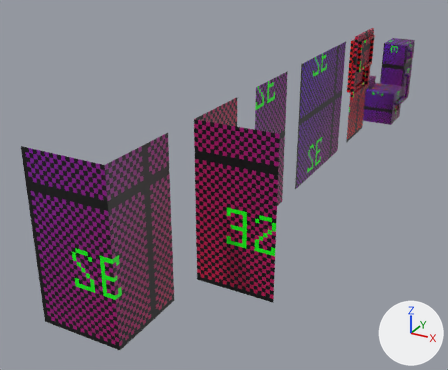
Before and after pictures for a commit that changed the Blender file 3D Pixel art/Wall Set/Apartment Set.blend.
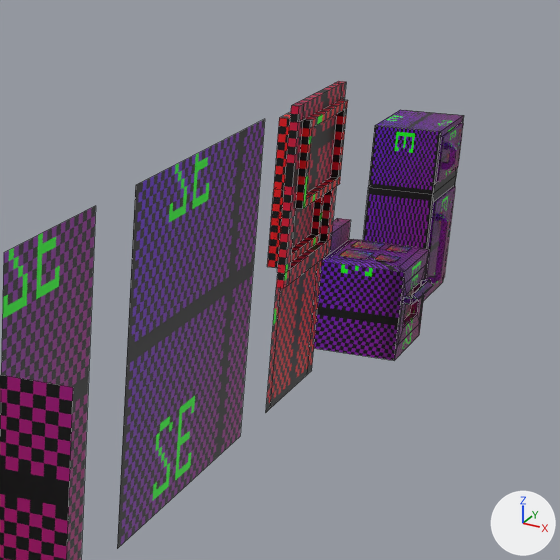
There are two pictures of each version: one whole from a 50 mm camera at (6.69, -7.84, 8.04) aimed at (-2.27, 8.45, -0.1), one close up on the part from 57% to 100% of the width and 0% to 52% of the height. Lighting does not change. The marker at lower right points along +X, +Y and +Z. The close-ups show mesh edges as thin lines.

The first close-up shows 'Fridge', 'Fridge_Door_Bot', 'Fridge_Door_Top', 'Oven', 'Wall_Apt_2_Long', 'Wall_Apt_4_Long', 'Wall_Apt_Corner_Out', 'Window_Apt_2_Long', 'Window_Bot', 'Window_Top'.
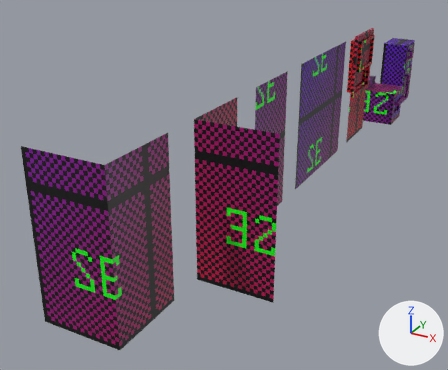
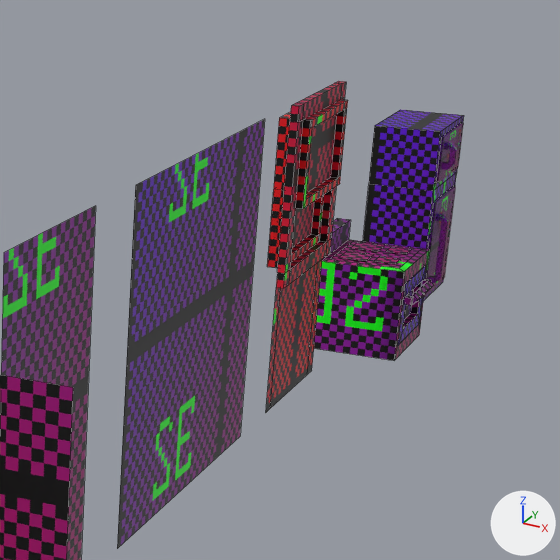
Patch to the scene script:
```diff
--- a/3D Pixel art/Wall Set/Apartment Set.blend.py
+++ b/3D Pixel art/Wall Set/Apartment Set.blend.py
@@ me_cube @@
 # used by ob_oven; location = (0.0, 17.7, 1.0)
-me_cube.from_pydata(...)  # 84 vertices, 65 faces; spans x -0.5..1.07, y -0.7..0.7, z -1.0..0.6
+me_cube.from_pydata(...)  # 84 vertices, 65 faces; spans x -0.5..1.08, y -0.7..0.7, z -1.0..0.6
+# me_cube part 1: texture (UV) coordinates of 65 of 65 faces, centred in x -0.5..1.04, y -0.7..0.7, z -1.0..0.6, changed; they spanned u 0.0..1.0, v 0.0..1.0 and now span u 0.01..0.74, v 0.73..0.99
 me_cube.materials.append(mat_material_001)
@@ me_cube_001 @@
 me_cube_001.from_pydata(...)  # 82 vertices, 53 faces; spans x 0.0..1.0, y 0.0..1.5, z 0.0..2.7
 # used by ob_fridge; location = (-0.5, 20.0, 0.0)
 # before: 8 (0.0, 0.0, 1.75) at pixel (368, 187), 9 (0.0, 1.5, 1.75), 10 (1.0, 1.5, 1.75) at pixel (456, 175), 11 (1.0, 0.0, 1.75) at pixel (432, 194)
+# me_cube_001 part 2
+for i in [*range(8, 12)]: me_cube_001.vertices[i].co += Vector((0.0, 0.0, 0.05))
+# me_cube_001 part 3: texture (UV) coordinates of 53 of 53 faces, centred in x 0.0..1.0, y 0.0..1.5, z 0.0..2.7, changed; they spanned u 0.0..1.0, v 0.0..1.0 and now span u 0.4..1.0, v 0.2..0.8
 me_cube_001.materials.append(mat_material_001)
```

Boxes [x1, y1, x2, y2] around the edits, measured in the close-ups (560 x 560 px; the box of a moved part takes in the faces that stretch with it):
'Fridge', reshaped, surface changed
    both: [363, 110, 464, 301]
part 1 of me_cube, surface changed
    both: [314, 218, 429, 361]
part 2 of me_cube_001, moved or reshaped
    both: [363, 116, 464, 249]
part 3 of me_cube_001, surface changed
    both: [375, 110, 464, 301]
